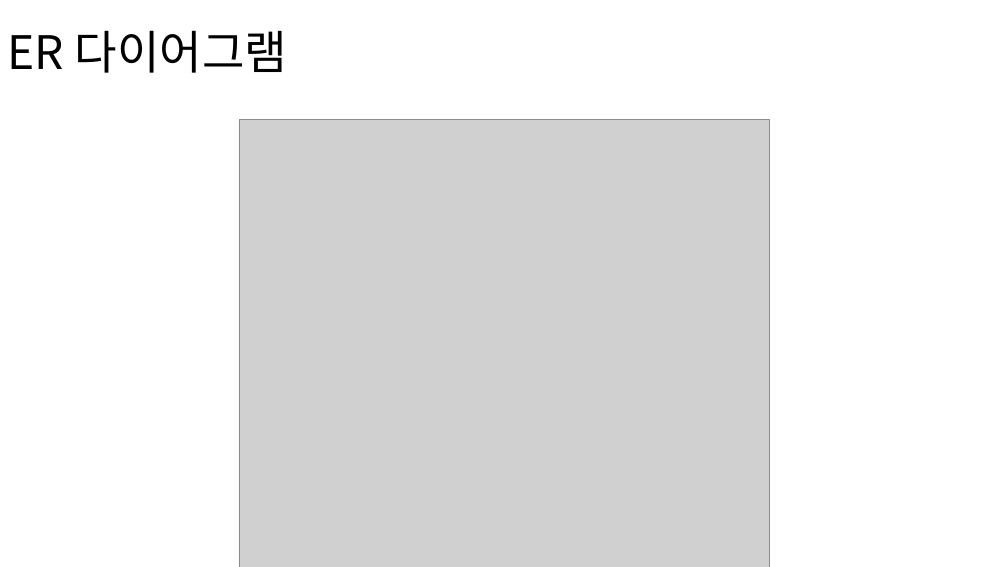
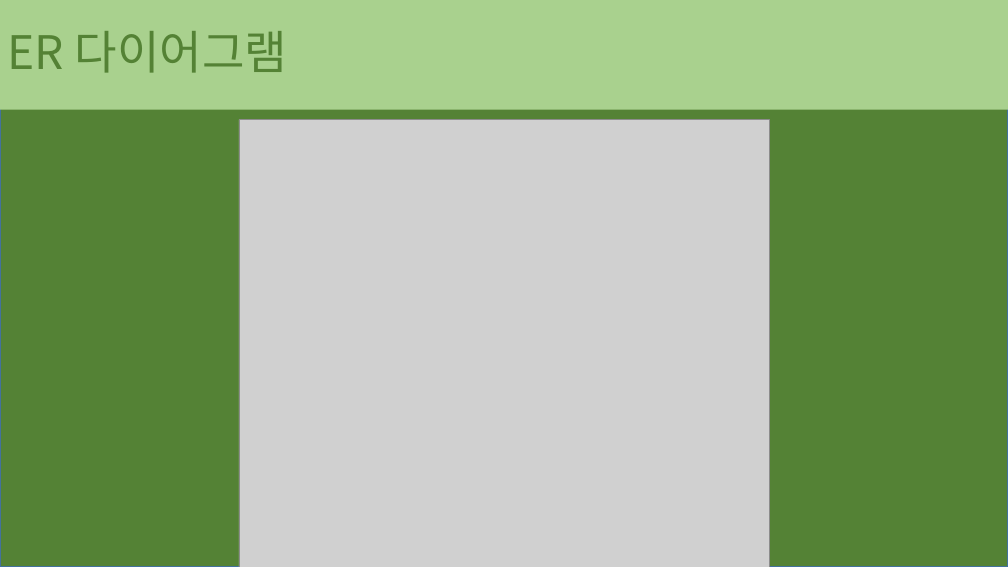
Before and after one commit to 201411096/JavaBasic, a slide deck: slide 5 of JavaBasic/src/t_teamproject/teamproject_02/document/forSubmission/포트폴리오.pptx (slide 9 before the commit). Drawn at 1008x567 pixels with LibreOffice and Linux fonts; fonts in the diff are those of the drawing; grey boxes stand for pictures. Boxes give left, top, right and bottom in pixels: in the first picture for what was removed or moved away, otherwise in the second. Text is boxed around its words. In the diff, an @@ line names an element or a change of style, - is before the commit and + after.

```diff
--- a/JavaBasic/src/t_teamproject/teamproject_02/document/forSubmission/포트폴리오.pptx
+++ b/JavaBasic/src/t_teamproject/teamproject_02/document/forSubmission/포트폴리오.pptx
@@ title "ER 다이어그램" resized from (x1=8, y1=30, x2=287, y2=73) to (x1=0, y1=0, x2=1008, y2=110) @@
@@ title "ER 다이어그램" at (x1=0, y1=0, x2=1008, y2=110): text colour #000000 to #548235; fill none to #A9D18E @@
@@ rectangle added at (x1=0, y1=0, x2=1008, y2=567), fill #548235, outline #43739E 1 pt @@
```
Also in this commit, not shown: 13 other slides changed, 5 slides added, 2 slides removed, 3 other files.
